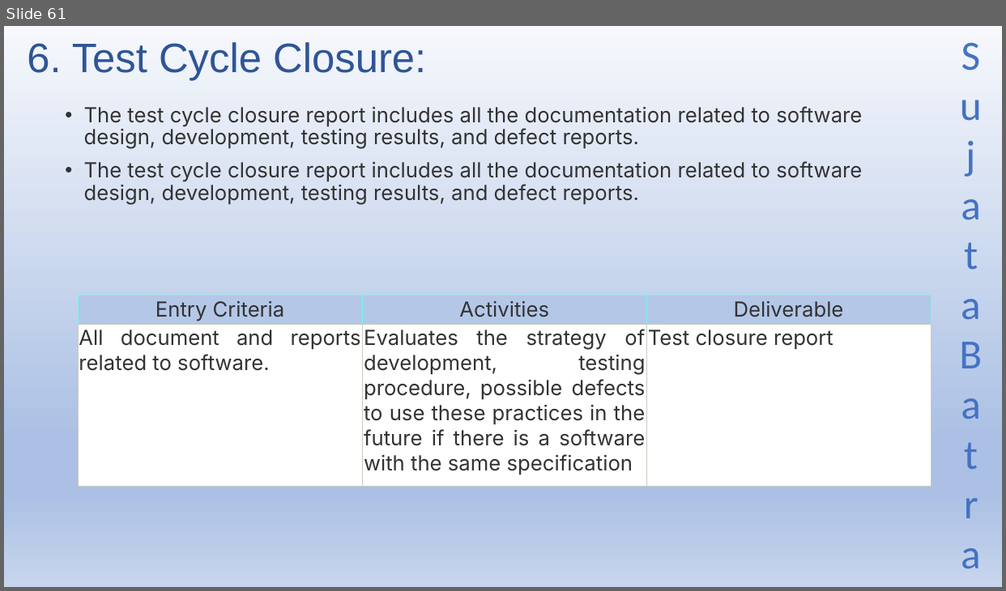
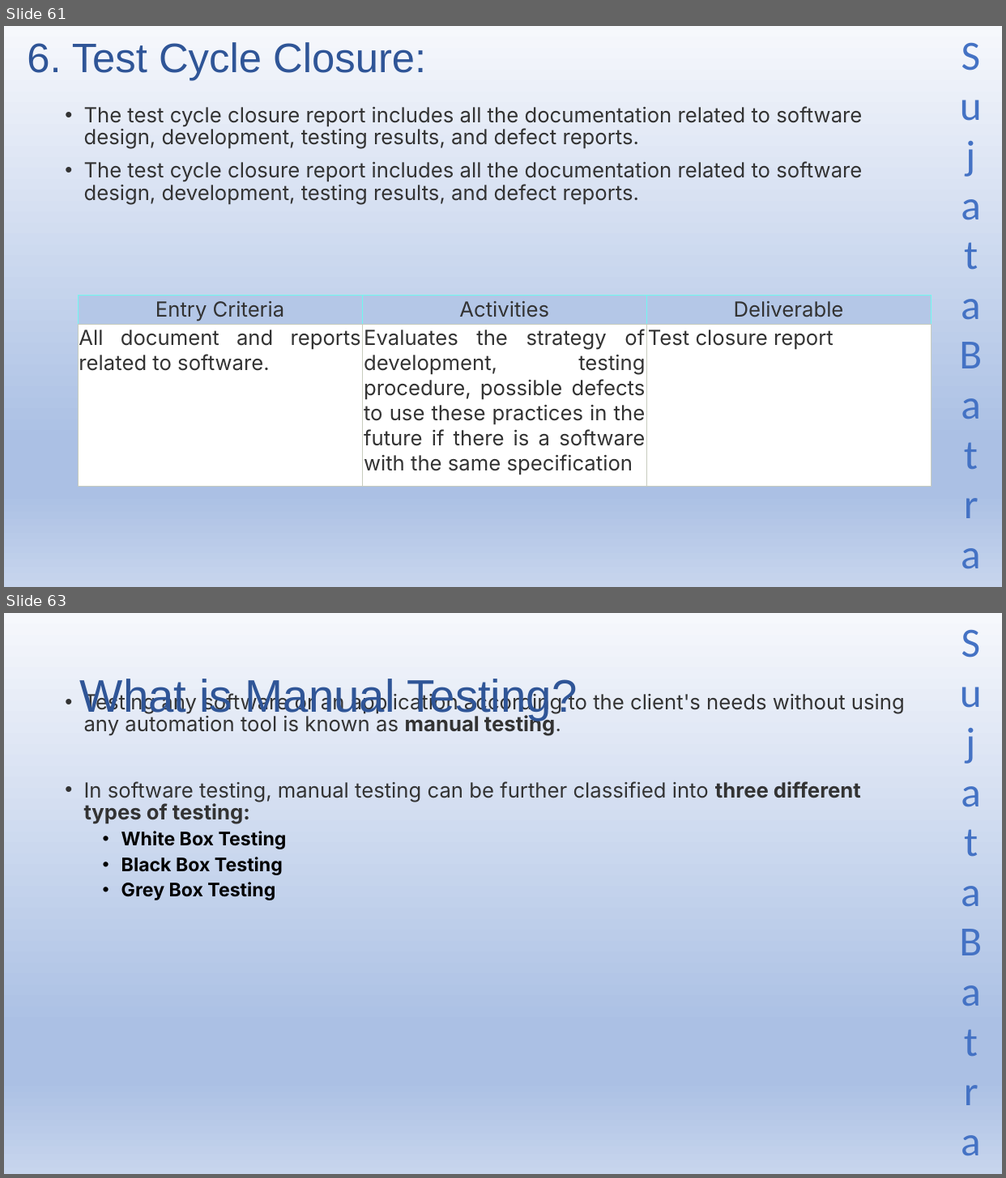
Before and after one commit to Sujatabatra/SapientNov2021QABatch, a slide deck: QA/QA Study Material.pptx. Shown one above the other, each under a label of ours: slide 61 before the commit, slides 61 and 63 after it; the slides between them are not shown. The pictures are 1006x591 and 1006x1178 pixels, drawn with LibreOffice and Linux fonts; fonts in the diff are those of the drawing. Boxes give left, top, right and bottom in pixels: in the first picture for what was removed or moved away, otherwise in the second. Text is boxed around its words. In the diff, an @@ line names an element or a change of style, - is before the commit and + after.

```diff
--- a/QA/QA Study Material.pptx
+++ b/QA/QA Study Material.pptx
@@ slide 63 added at (4, 613, 1002, 1174), background gradient #F6F8FC to #ABC0E4 to #C7D5ED; not listed: 1 template element that a slide beside it also shows @@
@@ title added at (80, 679, 577, 720), 44 pt, text #2F5597 @@
+What is Manual Testing?
@@ text added at (84, 692, 905, 901), 20 pt, text #333333 @@
+• Testing any software or an application according to the client's needs without using any automation tool is known as manual testing.
+• In software testing, manual testing can be further classified into three different types of testing:
+  • White Box Testing
+  • Black Box Testing
+  • Grey Box Testing
```
Also in this commit, not shown: 14 other slides added.
